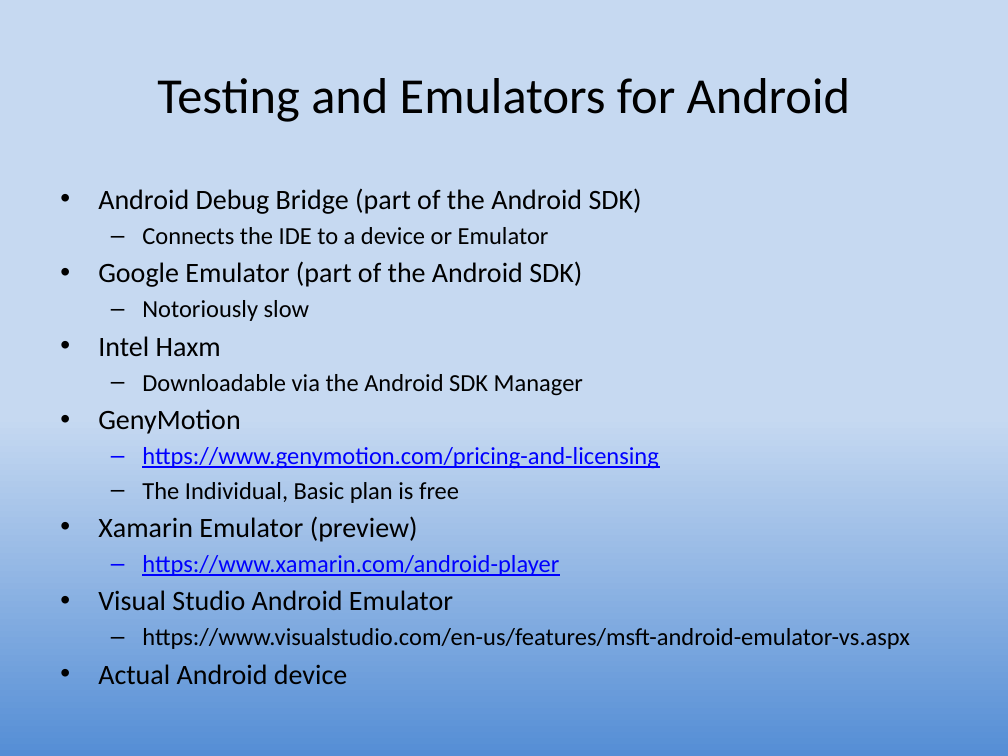
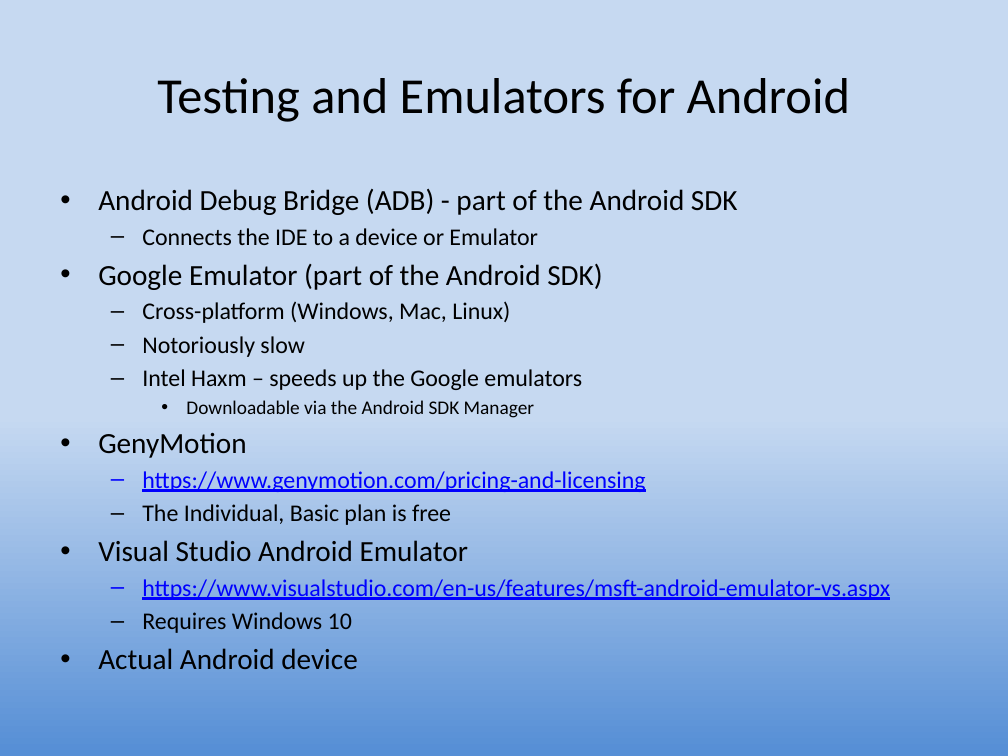
Before and after one commit to LCC-CIT/CS235AM-CourseMaterials, a slide deck: slide 21 of LessonPlans+Slides/Wk1Day1-Intro.pptx (slide 17 before the commit). Drawn at 1008x756 pixels with LibreOffice and Linux fonts; fonts in the diff are those of the drawing. Boxes give left, top, right and bottom in pixels: in the first picture for what was removed or moved away, otherwise in the second. Text is boxed around its words. In the diff, an @@ line names an element or a change of style, - is before the commit and + after.

```diff
--- a/LessonPlans+Slides/Wk1Day1-Intro.pptx
+++ b/LessonPlans+Slides/Wk1Day1-Intro.pptx
@@ text at (98, 189, 738, 215): text changed; size 20 to 20.9 pt @@
-• Android Debug Bridge (part of the Android SDK)
+• Android Debug Bridge (ADB) - part of the Android SDK
@@ text at (98, 228, 890, 670): size 17.5 to 17.1 pt in "Connects the IDE to a device or ...", "Notoriously slow", "https://www.genymotion.com/pricing-and-licensing", "The Individual, Basic plan is free" and 1 more places; size 20 to 20.9 pt in "Google Emulator (part of the Android SDK)", "GenyMotion", "Visual Studio Android Emulator", "Actual Android device"; size 17.5 to 13.8 pt in "Downloadable via the Android SDK Manager"; text colour #000000 to #0000FF, underline on in "https://www.visualstudio.com/en-us/features/msft-android-emu ..."; bullet – to •; list level 2 to 3 in "Downloadable via the Android SDK ..." @@
@@ text at (142, 301, 510, 323): paragraph added @@
+  – Cross-platform (Windows, Mac, Linux)
@@ text at (142, 369, 582, 390): text changed; size 20 to 17.1 pt @@
-• Intel Haxm
+  – Intel Haxm – speeds up the Google emulators
@@ text at (98, 516, 559, 576): paragraphs removed @@
-• Xamarin Emulator (preview)
-  – https://www.xamarin.com/android-player
@@ text at (142, 612, 352, 633): paragraph added @@
+  – Requires Windows 10
```
Also in this commit, not shown: 5 other slides changed, 2 slides added.
